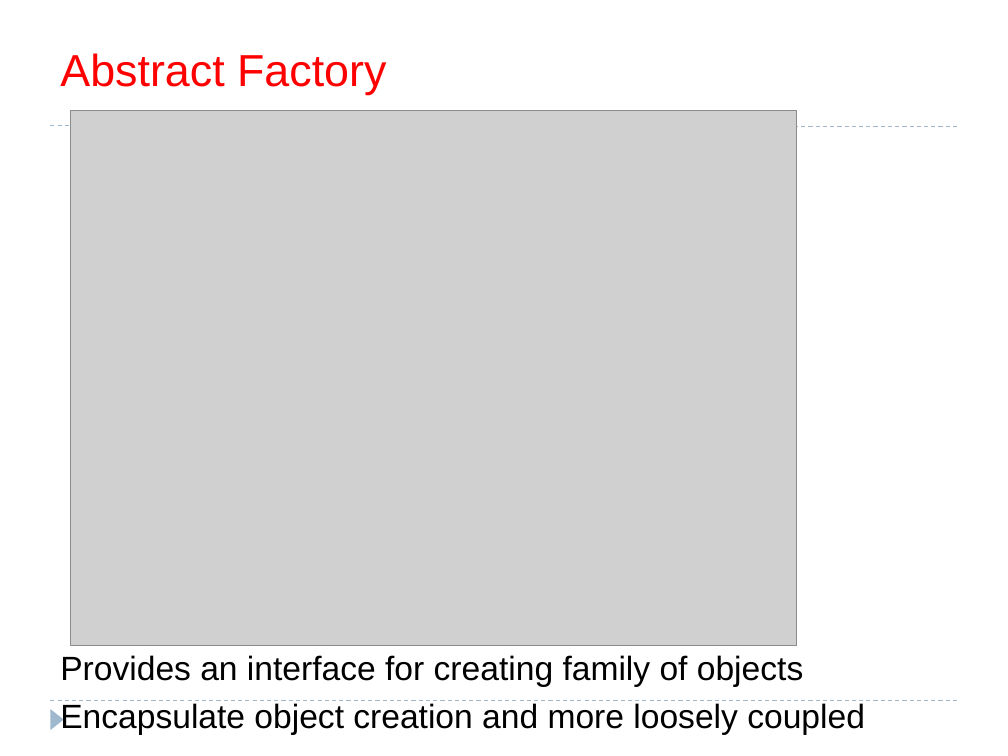
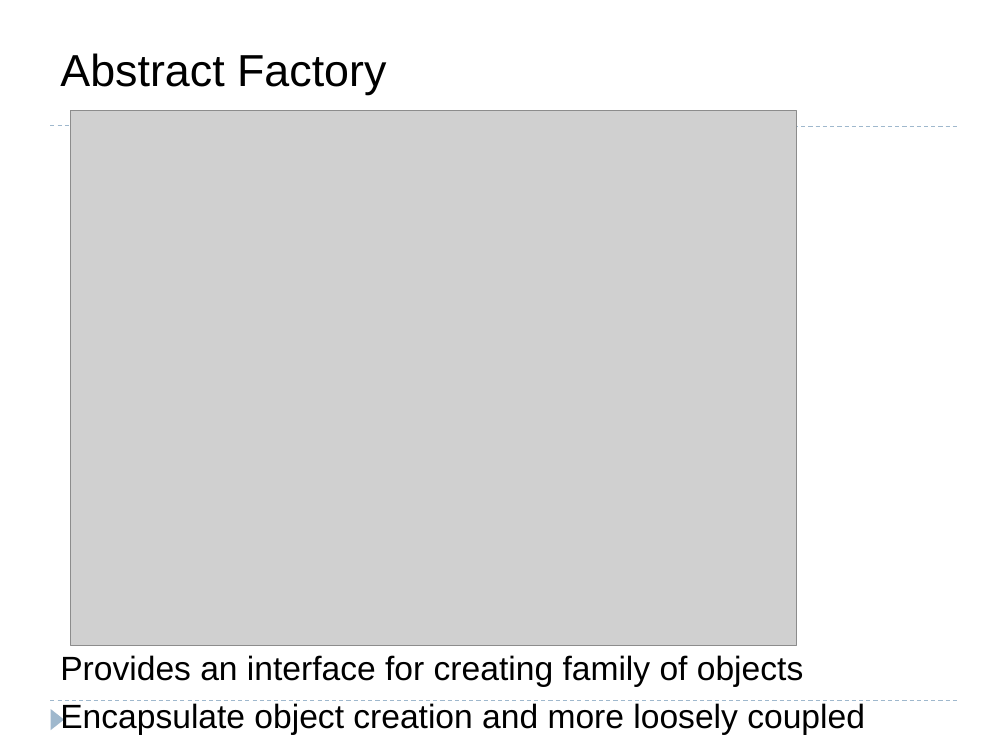
Before and after one commit to bpcrao/purnacode, a slide deck: slide 17 of ppts/Design Patterns Latest.ppt. Drawn at 1008x756 pixels with LibreOffice and Linux fonts; fonts in the diff are those of the drawing; grey boxes stand for pictures. Boxes give left, top, right and bottom in pixels: in the first picture for what was removed or moved away, otherwise in the second. Text is boxed around its words. In the diff, an @@ line names an element or a change of style, - is before the commit and + after.

```diff
--- a/ppts/Design Patterns Latest.ppt
+++ b/ppts/Design Patterns Latest.ppt
@@ title "Abstract Factory" at [60,53,386,95]: text colour #FF0000 to #000000 @@
```
Also in this commit, not shown: 41 other slides changed, 1 slide removed, 3 other files.
